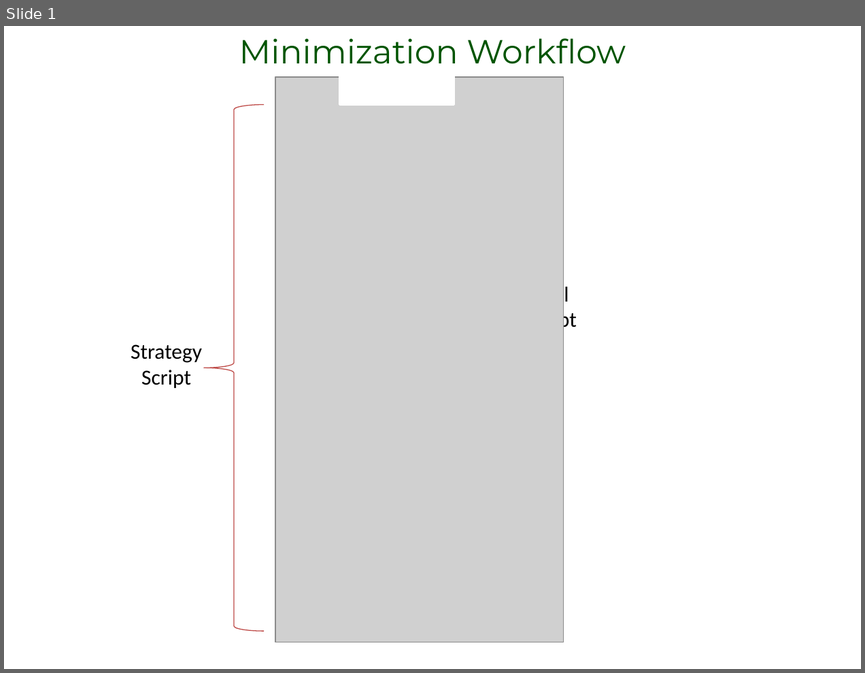
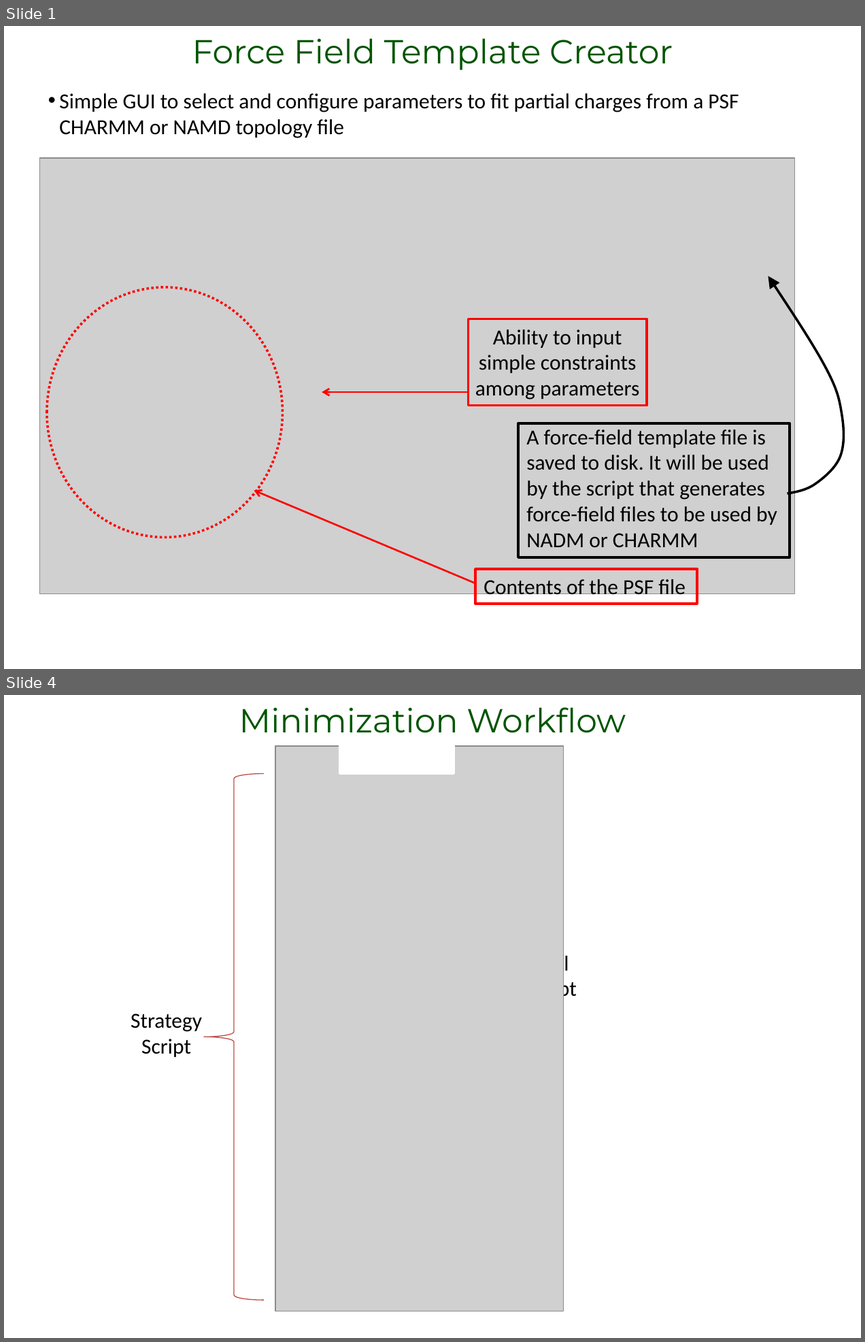
Before and after one commit to camm/documents, a slide deck: Jose/minimization_design.pptx. Shown one above the other, each under a label of ours: slide 1 before the commit, slides 1 and 4 after it; the slides between them are not shown. The pictures are 865x673 and 865x1342 pixels, drawn with LibreOffice and Linux fonts; fonts in the diff are those of the drawing; grey boxes stand for pictures. Boxes give left, top, right and bottom in pixels: in the first picture for what was removed or moved away, otherwise in the second. Text is boxed around its words. In the diff, an @@ line names an element or a change of style, - is before the commit and + after.

Commit message:
Force field template creator

```diff
--- a/Jose/minimization_design.pptx
+++ b/Jose/minimization_design.pptx
@@ slide 1 added at (4, 26, 861, 669), background #FFFFFF @@
@@ text added at (192, 38, 672, 70), 28 pt, text #005400 @@
+Force Field Template Creator
@@ text added at (59, 93, 738, 138), 18 pt, text #000000 @@
+• Simple GUI to select and configure parameters to fit partial charges from a PSF CHARMM or NAMD topology file
@@ picture added at (40, 158, 795, 593) @@
@@ ellipse added at (47, 287, 283, 537), outline #FF0000 2 pt dashed @@
@@ freeform shape added at (768, 276, 844, 494), outline #000000 2 pt @@
@@ rectangle added at (468, 319, 647, 405), outline #FF0000 2 pt @@
@@ text added at (475, 329, 639, 399), 18 pt, text #000000 @@
+Ability to input simple constraints among parameters
@@ arrow added from (468, 392) to (322, 392), #FF0000 1.5 pt @@
@@ rectangle added at (518, 424, 789, 557), outline #000000 2 pt @@
@@ text added at (526, 429, 777, 548), 18 pt, text #000000 @@
+A force-field template file is saved to disk. It will be used by the script that generates force-field files to be used by NADM or CHARMM
@@ arrow added from (475, 583) to (254, 490), #FF0000 1.5 pt @@
@@ rectangle added at (475, 569, 697, 603), outline #FF0000 2 pt @@
@@ text added at (483, 579, 685, 599), 18 pt, text #000000 @@
+Contents of the PSF file
@@ what was slide 1 is now slide 4 @@
```
Also in this commit, not shown: 2 other slides added, 4 slides removed, 6 other files.
